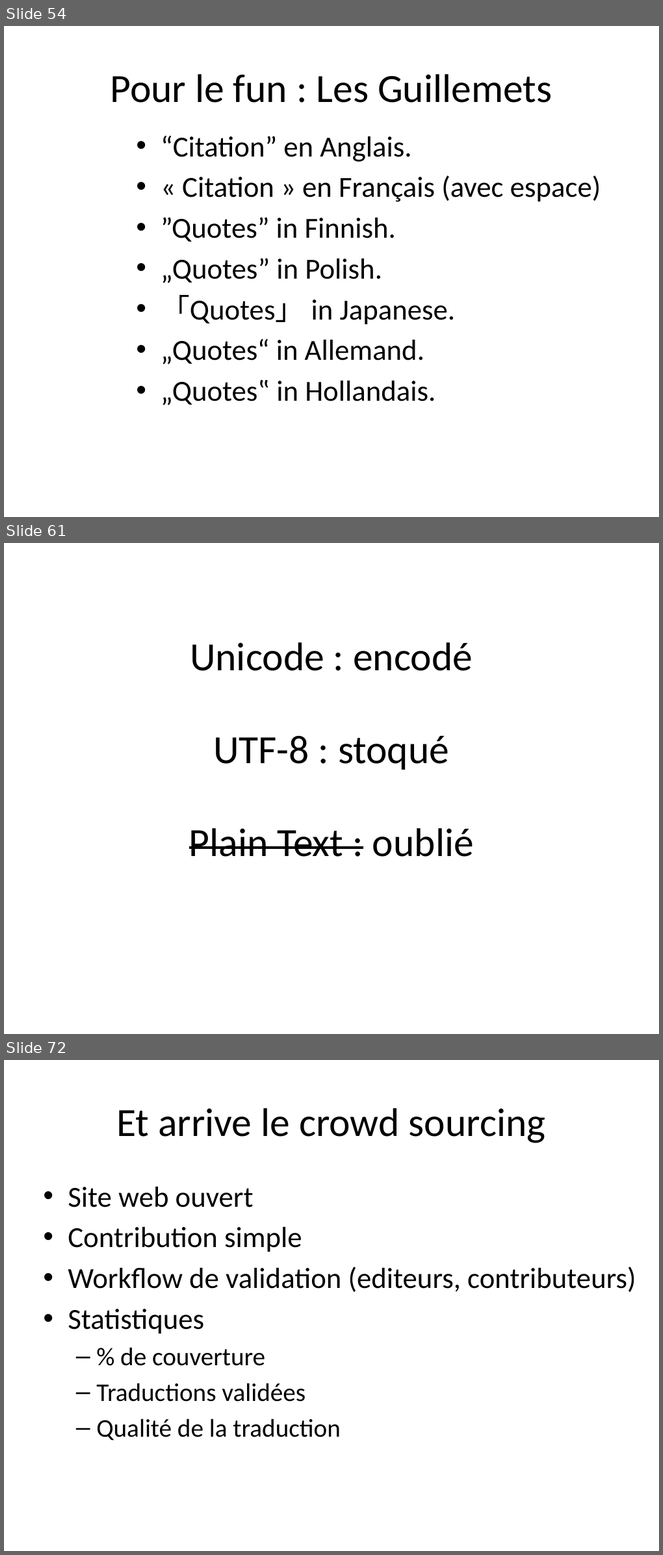
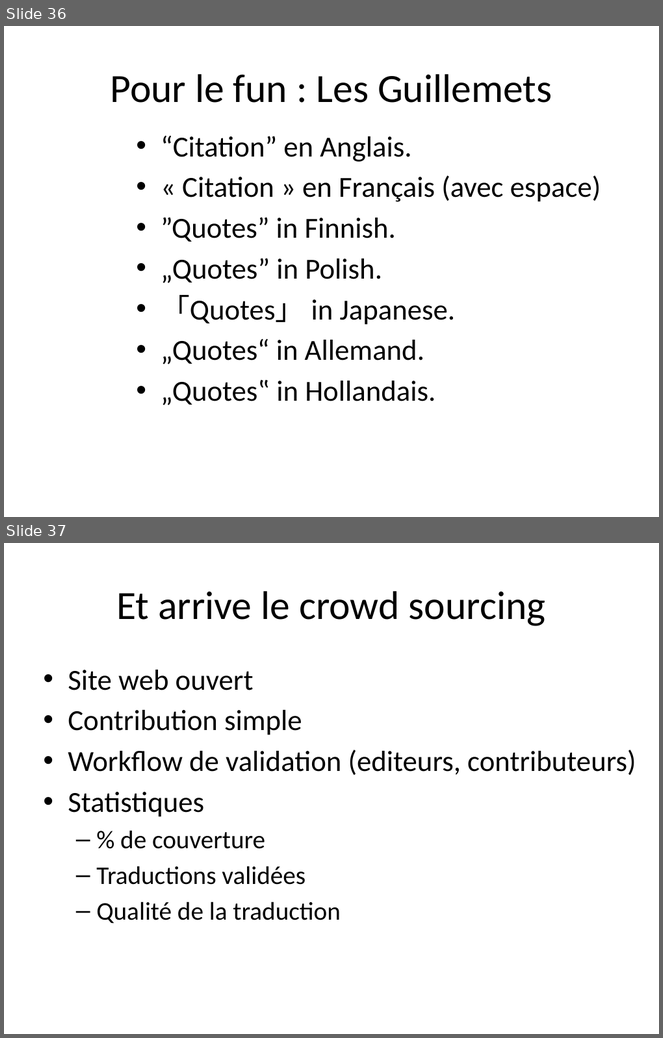
Before and after one commit to dbaeli/ez18n, a slide deck: ez18n-slides/javaone-2012/ez18n_javaone2012.pptx. Shown one above the other, each under a label of ours: slides 54, 61 and 72 before the commit, slides 36 and 37 after it; the slides between them are not shown. The pictures are 663x1555 and 663x1038 pixels, drawn with LibreOffice and Linux fonts; fonts in the diff are those of the drawing; background and template pictures are left out. Boxes give left, top, right and bottom in pixels: in the first picture for what was removed or moved away, otherwise in the second. Text is boxed around its words. In the diff, an @@ line names an element or a change of style, - is before the commit and + after.

```diff
--- a/ez18n-slides/javaone-2012/ez18n_javaone2012.pptx
+++ b/ez18n-slides/javaone-2012/ez18n_javaone2012.pptx
@@ slide 61 removed at bbox=[4, 543, 659, 1034], background picture (left out) @@
@@ title removed at bbox=[190, 642, 473, 671] @@
-Unicode : encodé
@@ text removed at bbox=[213, 736, 449, 770] @@
-UTF-8 : stoqué
@@ text removed at bbox=[189, 828, 474, 857] @@
-Plain Text : oublié
@@ what was slide 54 is now slide 36 @@
@@ what was slide 72 is now slide 37 @@
```
Also in this commit, not shown: 7 slides changed, 4 slides added, 38 other slides removed.
